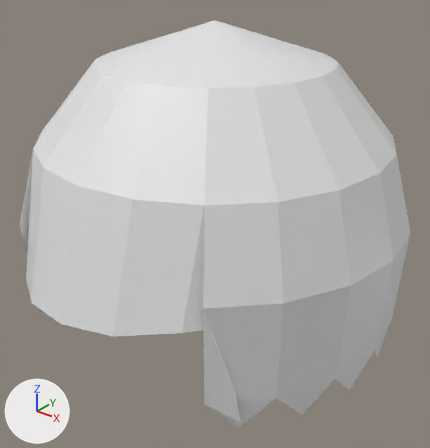
An edit to the glTF model assets/avatars/hair_short_partl.glb, drawn before and after from the same camera.
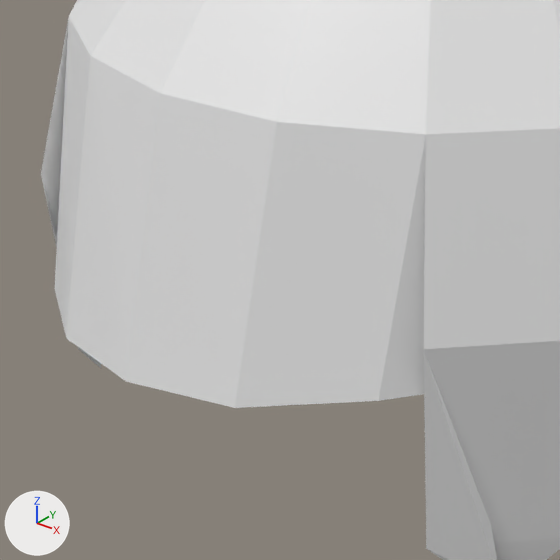
Old and new are each drawn whole from a 50 mm lens placed at (0.549, -0.687, 1.268), pointed at (0.022, -0.028, 0.859) and again close up on the part from 0% to 62% of the width and 31% to 91% of the height. Every picture has the same lights, and +X, +Y and +Z are marked at lower left. The last two pictures show the newer version. Where no turn or scale is listed for an object, it has been applied to the vertices. Vertices at exactly the same position are counted once.

The first close-up shows 'hair'.
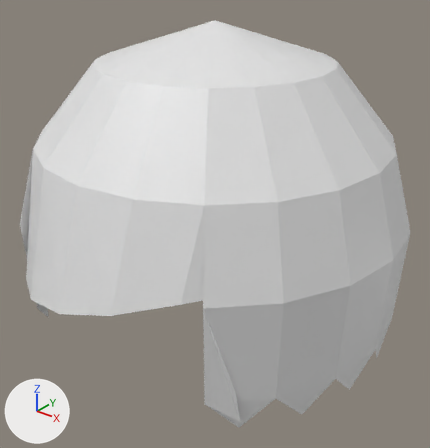
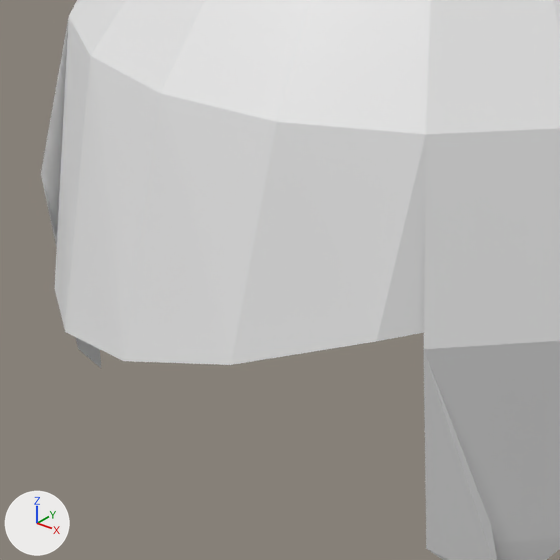
Pixel boxes (x1, y1, x2, y2) of what changed, in the close-ups (560 x 560 px; the box of a moved part takes in the faces that stretch with it):
```json
{"part": 1, "of": "me_hair", "change": "moved or reshaped", "before": [54, 18, 426, 408], "after": [54, 18, 426, 365]}
```

The change, as JSON lines over the scene's bpy script:
```json
{"block": "me_hair", "where": "me_hair.from_pydata(...)  # 100 vertices, 156 faces; spans x -0.302..0.302, y -0.317..0.302, z 0.68..1.16"}
{"block": "me_hair", "where": "# used by ob_hair; location = (0.0, 0.0, 0.0)"}
{"block": "me_hair", "change": "me_hair part 1"}
{"op": "set", "path": "me_hair.vertices[93].co", "old": "(-0.083, -0.302, 0.81)", "new": "(-0.083, -0.302, 0.815)", "note": "pixel (66, 338) -> pixel (65, 331)"}
{"op": "set", "path": "me_hair.vertices[94].co", "old": "(0.0, -0.317, 0.82)", "new": "(0.0, -0.317, 0.835)", "note": "pixel (126, 381) -> pixel (123, 361)"}
{"op": "set", "path": "me_hair.vertices[95].co", "old": "(0.083, -0.302, 0.83)", "new": "(0.083, -0.302, 0.86)", "note": "pixel (234, 407) -> pixel (230, 364)"}
{"op": "set", "path": "me_hair.vertices[96].co", "old": "(0.157, -0.26, 0.845)", "new": "(0.157, -0.26, 0.885)", "note": "pixel (378, 400) -> pixel (376, 341)"}
{"op": "set", "path": "me_hair.vertices[97].co", "old": "(0.216, -0.195, 0.85)", "new": "(0.216, -0.195, 0.895)"}
```
